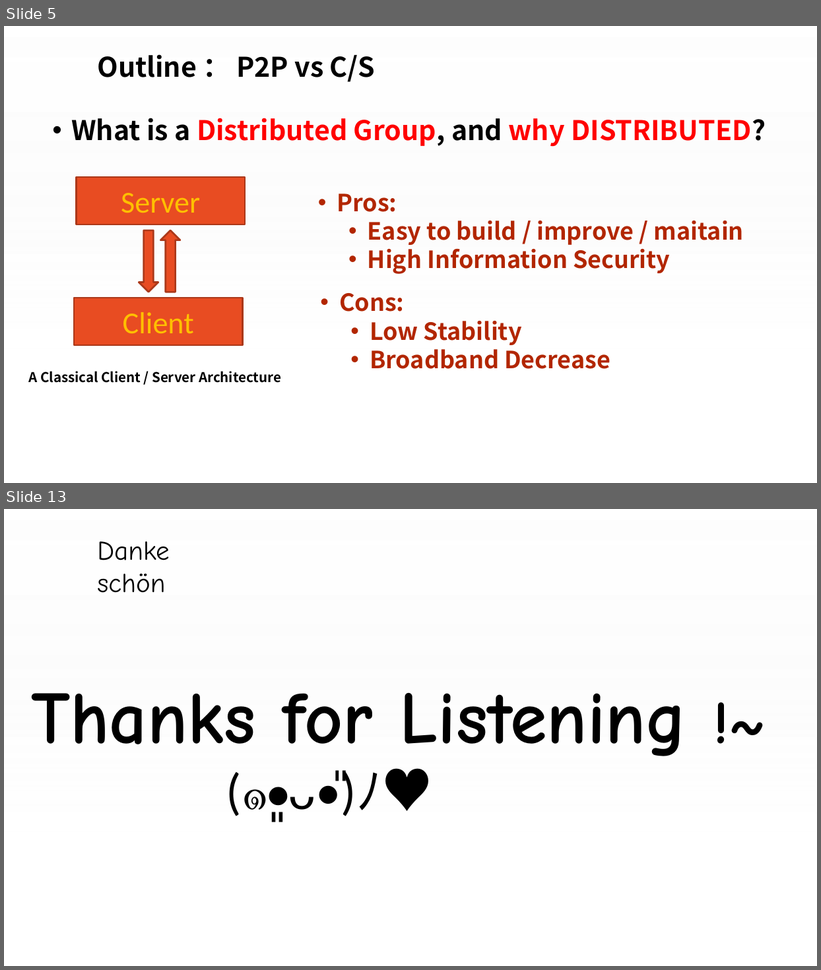
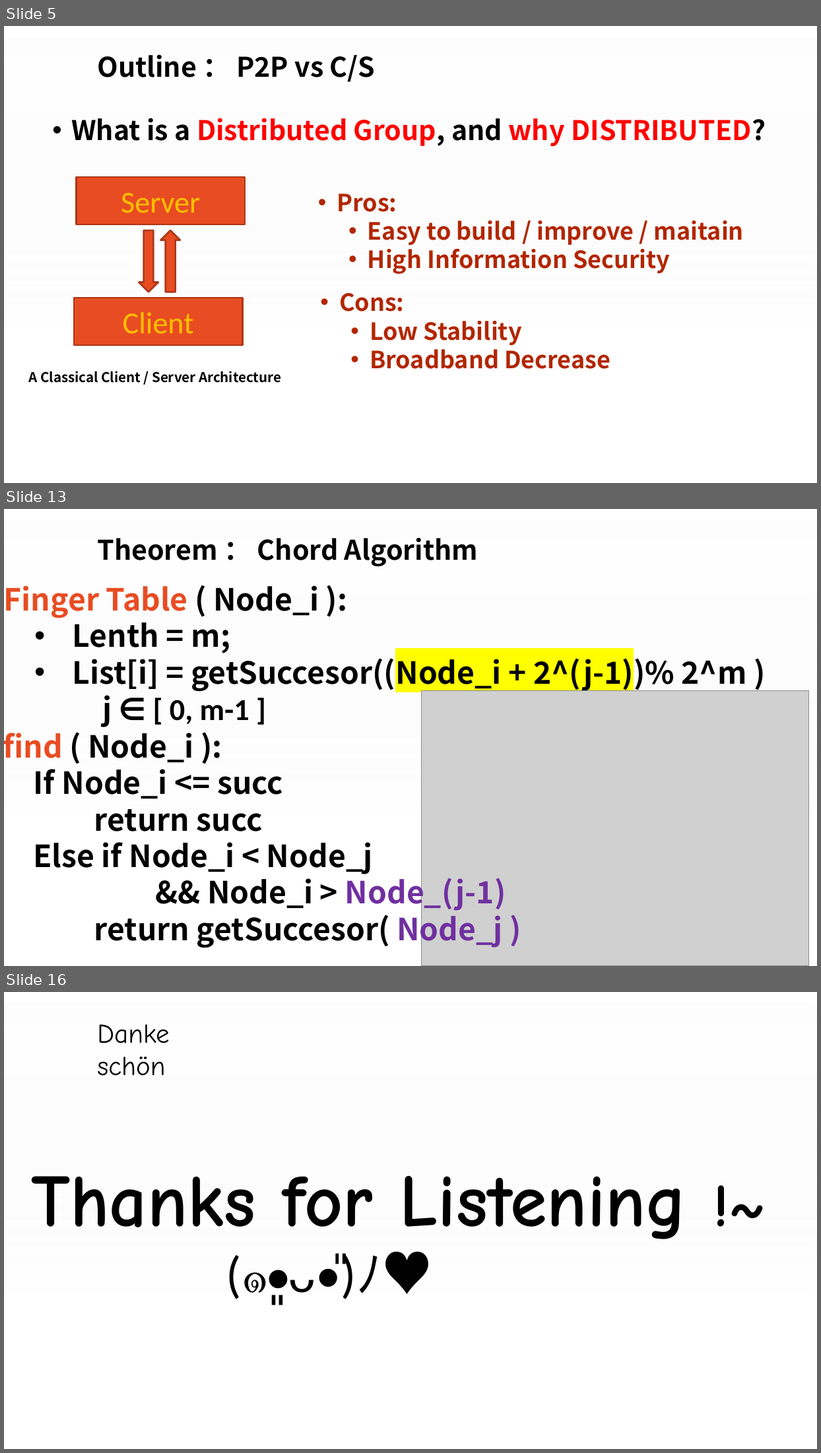
Before and after one commit to CharmingZh/Qtas, a slide deck: 第二次组会.pptx. Shown one above the other, each under a label of ours: slides 5 and 13 before the commit, slides 5, 13 and 16 after it; the slides between them are not shown. The pictures are 821x970 and 821x1453 pixels, drawn with LibreOffice and Linux fonts; fonts in the diff are those of the drawing; grey boxes stand for pictures; background and template pictures are left out. Boxes give left, top, right and bottom in pixels: in the first picture for what was removed or moved away, otherwise in the second. Text is boxed around its words. In the diff, an @@ line names an element or a change of style, - is before the commit and + after.

```diff
--- a/第二次组会.pptx
+++ b/第二次组会.pptx
@@ slide 13 added at (x1=4, y1=509, x2=817, y2=966), background picture (left out); not listed: 1 template element that a slide beside it also shows @@
@@ text added at (x1=97, y1=537, x2=478, y2=566), 32 pt, text #000000, bold @@
+Theorem ： Chord Algorithm
@@ text added at (x1=4, y1=586, x2=747, y2=727), 36 pt, text #000000, bold @@
+Finger Table ( Node_i ):
+  • Lenth = m;
+  • List[i] = getSuccesor((Node_i + 2^(j-1))% 2^m )
+  j ∈ [ 0, m-1 ]
@@ picture added at (x1=422, y1=691, x2=809, y2=966) @@
@@ text added at (x1=4, y1=727, x2=506, y2=949), 36 pt, text #000000, bold @@
+find ( Node_i ):
+  If Node_i <= succ
+  return succ
+  Else if Node_i < Node_j
+  && Node_i > Node_(j-1)
+  return getSuccesor( Node_j )
@@ what was slide 13 is now slide 16 @@
```
Also in this commit, not shown: 5 slides changed, 3 other slides added, 1 slide removed, 3 other files.
